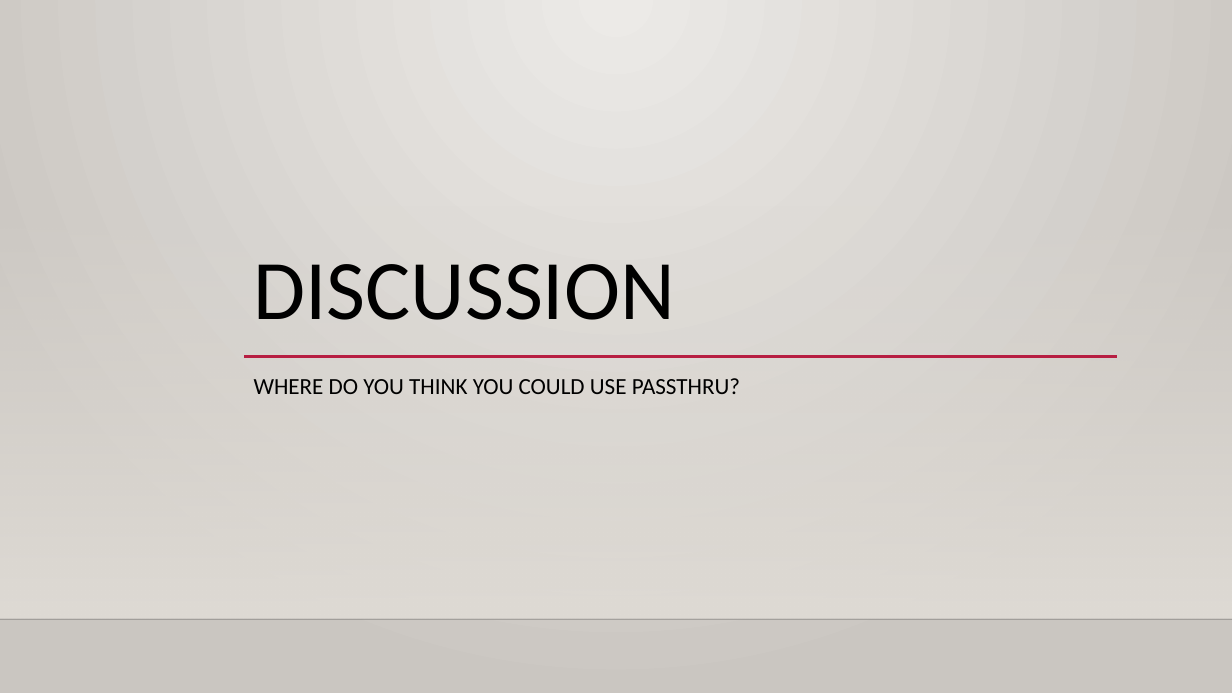
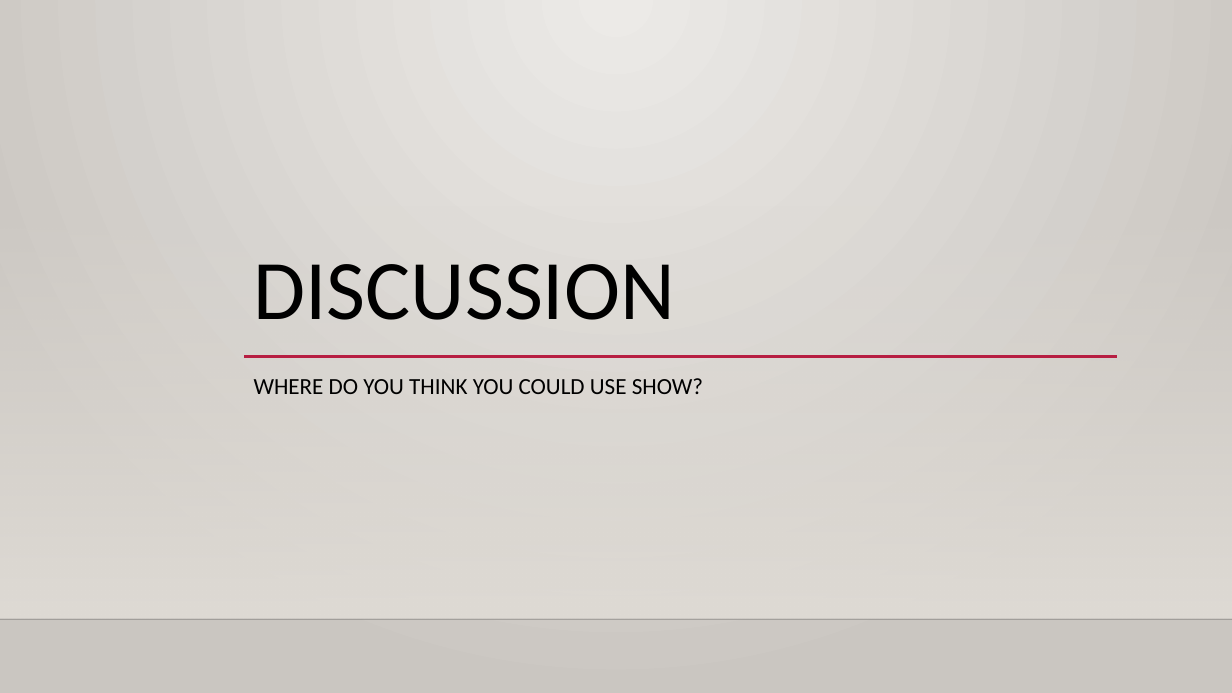
Before and after one commit to Stephanevg/Demos, a slide deck: slide 39 of Introduction To Pester/Examples/Introduction to pester.pptx (slide 38 before the commit). Drawn at 1232x693 pixels with LibreOffice and Linux fonts; fonts in the diff are those of the drawing; background and template pictures are left out. Boxes give left, top, right and bottom in pixels: in the first picture for what was removed or moved away, otherwise in the second. Text is boxed around its words. In the diff, an @@ line names an element or a change of style, - is before the commit and + after.

```diff
--- a/Introduction To Pester/Examples/Introduction to pester.pptx
+++ b/Introduction To Pester/Examples/Introduction to pester.pptx
@@ subtitle at (x1=254, y1=378, x2=703, y2=394): text changed @@
-WHERE DO YOU THINK YOU COULD USE PASSTHRU?
+WHERE DO YOU THINK YOU COULD USE SHOW?
```
Also in this commit, not shown: 2 other slides changed, 3 slides added, 8 other files.
